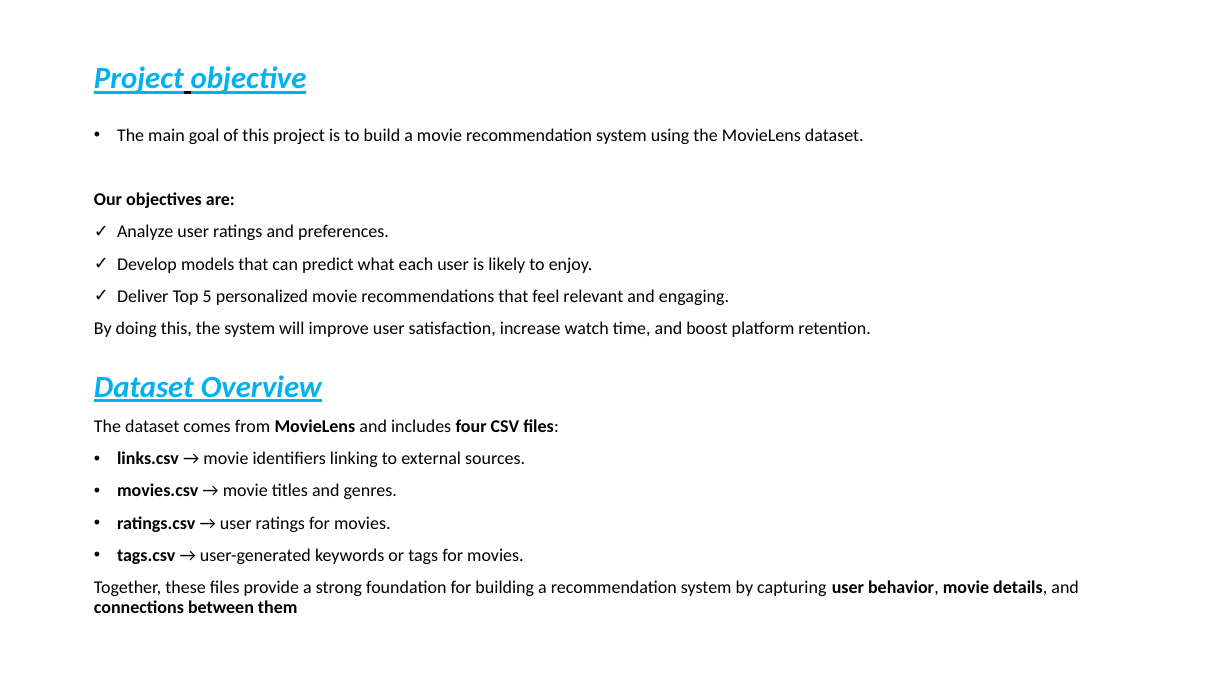
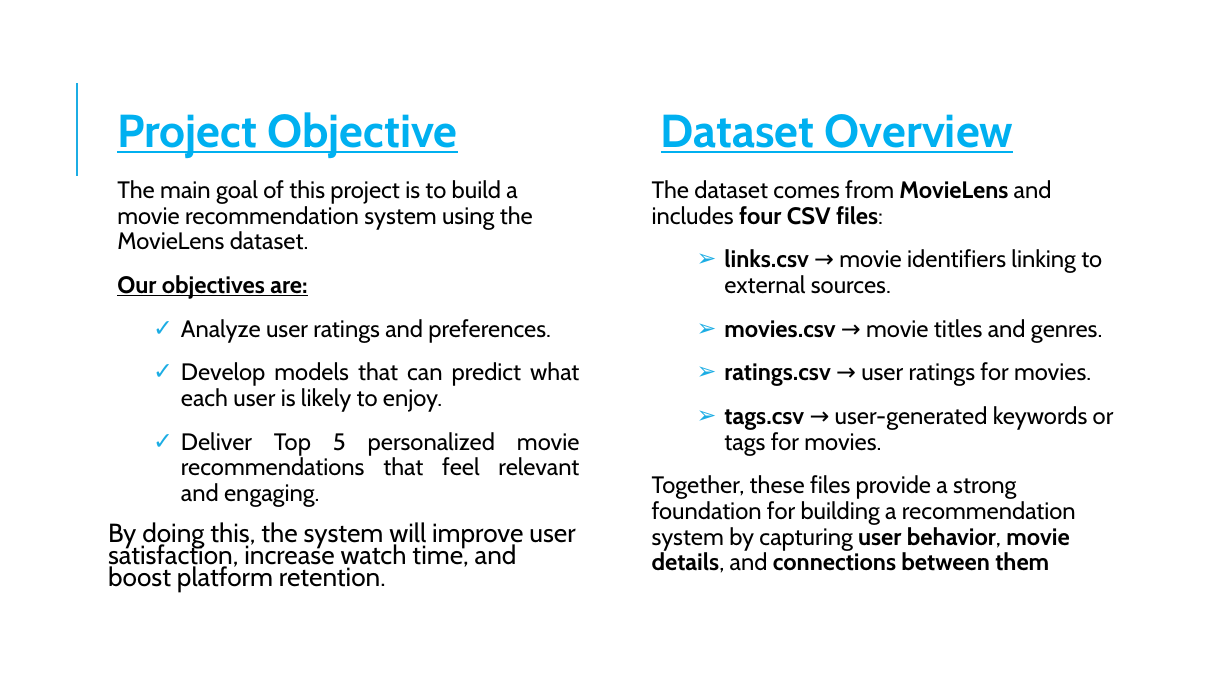
Before and after one commit to H-Rumenya/Group_2_P4_Project, a slide deck: slide 4 of Non-Technical Presentation.pptx. Drawn at 1232x693 pixels with LibreOffice and Linux fonts; fonts in the diff are those of the drawing. Boxes give left, top, right and bottom in pixels: in the first picture for what was removed or moved away, otherwise in the second. Text is boxed around its words. In the diff, an @@ line names an element or a change of style, - is before the commit and + after.

```diff
--- a/Non-Technical Presentation.pptx
+++ b/Non-Technical Presentation.pptx
@@ line added from (77, 176) to (77, 83), #1CADE4 1.5 pt @@
@@ text at [117,112,458,158]: text changed; size 24 to 36 pt; font Calibri to Cabin; italic off @@
-Project objective
+Project Objective
@@ text added at [661,114,1014,153], 36 pt, text #00B0F0, bold, underline @@
+Dataset Overview
@@ text "The main goal of this ...": place and size @@
-text "The main goal of this ..." at [94,128,1079,613]
+text "The main goal of this ..." at [108,180,579,592]
@@ text "The main goal of this ..." at [108,180,579,592]: size 14 to 18.5 pt in "The main goal of this project is ...", "Our objectives are:", "Analyze user ratings and preferences.", "Develop models that can predict what each ..." and 1 more places; font Calibri to Cabin; underline on in "Our objectives are:"; size 14 to 20.4 pt in "By doing this, the system will improve ..."; bullet • to  ; more space between paragraphs; bullet none to  ; indent changed; line spacing 0.9 to 0.7 @@
@@ text added at [652,180,1114,573], 18.5 pt, text #000000 @@
+The dataset comes from MovieLens and includes four CSV files:
+➢ links.csv → movie identifiers linking to external sources.
+➢ movies.csv → movie titles and genres.
+➢ ratings.csv → user ratings for movies.
+➢ tags.csv → user-generated keywords or tags for movies.
+Together, these files provide a strong foundation for building a recommendation system by capturing user behavior, movie details, and connections between them
@@ text at [94,375,1079,613]: paragraphs removed @@
-Dataset Overview
-The dataset comes from MovieLens and includes four CSV files:
-• links.csv → movie identifiers linking to external sources.
-• movies.csv → movie titles and genres.
-• ratings.csv → user ratings for movies.
-• tags.csv → user-generated keywords or tags for movies.
-Together, these files provide a strong foundation for building a recommendation system by capturing user behavior, movie details, and connections between them
```
Also in this commit, not shown: 6 other slides changed, 1 slide added.
